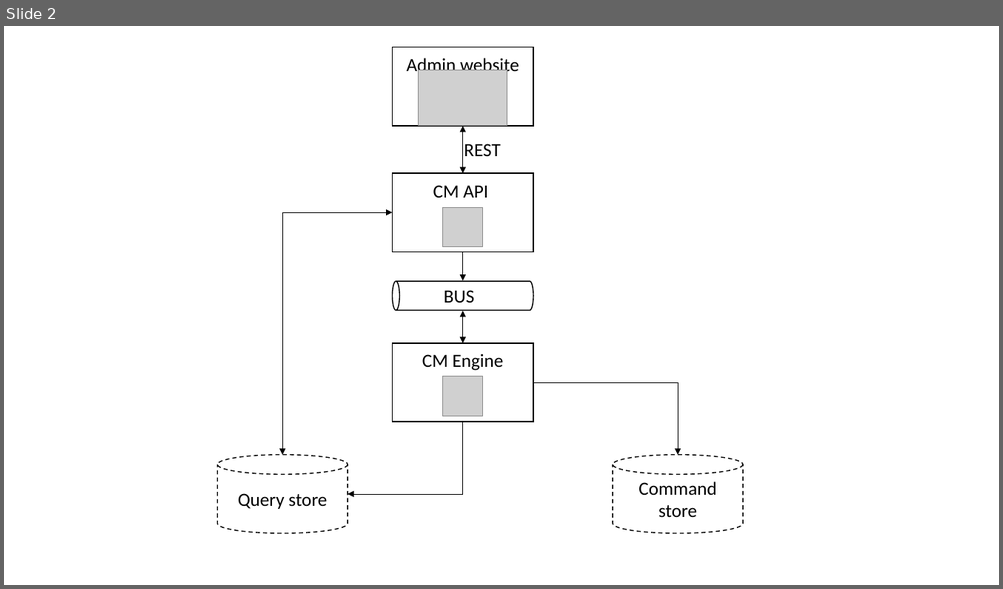
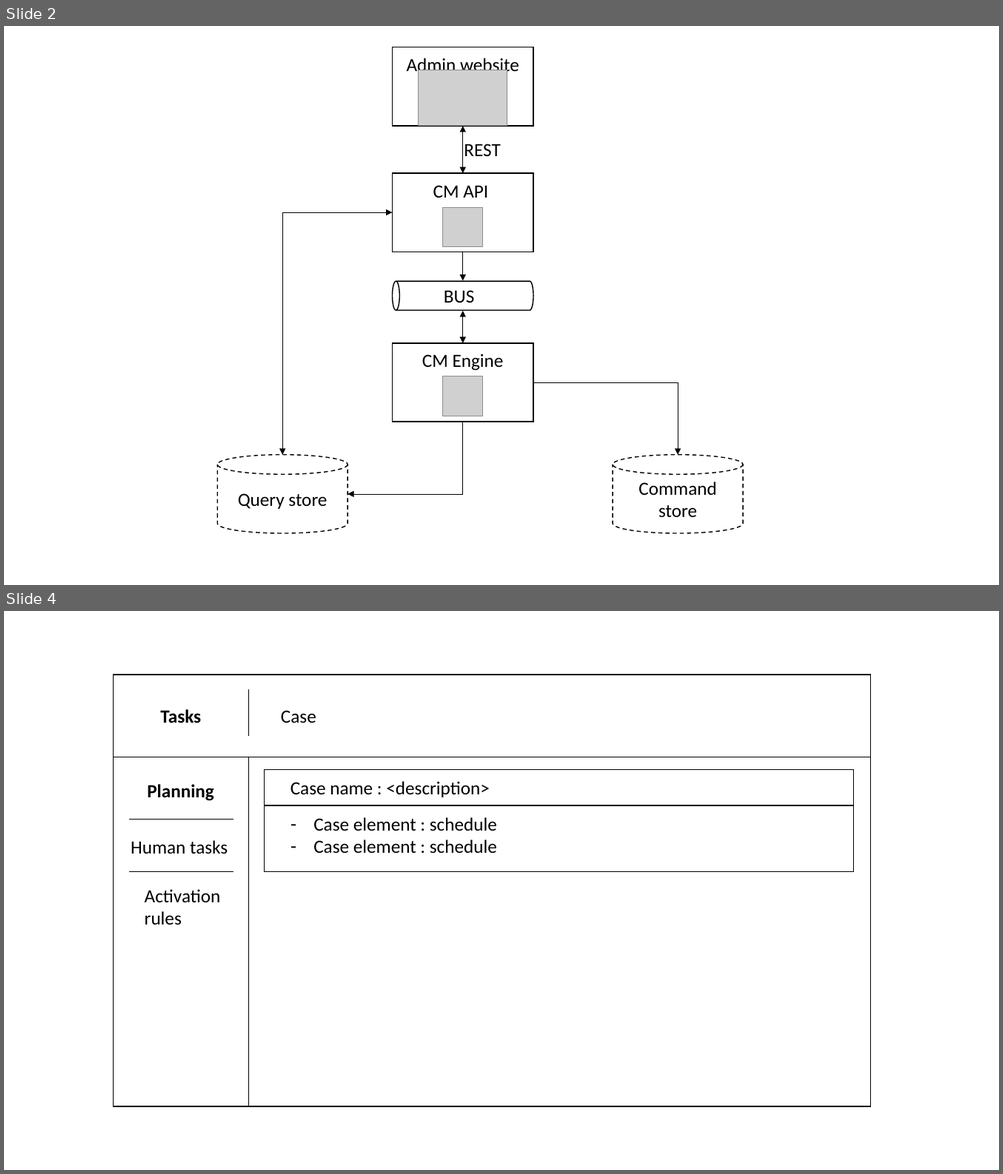
Before and after one commit to simpleidserver/CaseManagement, a slide deck: Architecture.pptx. Shown one above the other, each under a label of ours: slide 2 before the commit, slides 2 and 4 after it; the slides between them are not shown. The pictures are 1003x589 and 1003x1174 pixels, drawn with LibreOffice and Linux fonts; fonts in the diff are those of the drawing; grey boxes stand for pictures. Boxes give left, top, right and bottom in pixels: in the first picture for what was removed or moved away, otherwise in the second. Text is boxed around its words. In the diff, an @@ line names an element or a change of style, - is before the commit and + after.

Commit message:
Ticket #20 : Support discretionary element in case

```diff
--- a/Architecture.pptx
+++ b/Architecture.pptx
@@ slide 4 added at (4,611,999,1170), background #FFFFFF @@
@@ rectangle added at (114,675,871,758), outline #000000 1 pt @@
@@ line added from (249, 689) to (249, 736), #000000 0.5 pt @@
@@ text added at (160,709,201,723), 18 pt, text #000000, bold @@
+Tasks
@@ text added at (281,710,316,723), 18 pt, text #000000 @@
+Case
@@ rectangle added at (114,758,250,1106), outline #000000 1 pt @@
@@ rectangle added at (249,758,871,1106), outline #000000 1 pt @@
@@ text added at (147,784,214,801), 18 pt, text #000000, bold @@
+Planning
@@ rectangle added at (264,770,853,806), outline #000000 1 pt @@
@@ text added at (290,781,489,797), 18 pt, text #000000 @@
+Case name : <description>
@@ rectangle added at (264,806,853,872), outline #000000 1 pt @@
@@ line added from (128, 820) to (233, 820), #000000 0.5 pt @@
@@ text added at (313,817,497,854), 18 pt, text #000000 @@
+– Case element : schedule
+– Case element : schedule
@@ text added at (131,840,227,854), 18 pt, text #000000 @@
+Human tasks
@@ line added from (128, 872) to (233, 872), #000000 0.5 pt @@
@@ text added at (145,889,221,925), 18 pt, text #000000 @@
+Activation rules
```
Also in this commit, not shown: 1 other slide added, 41 other files.
